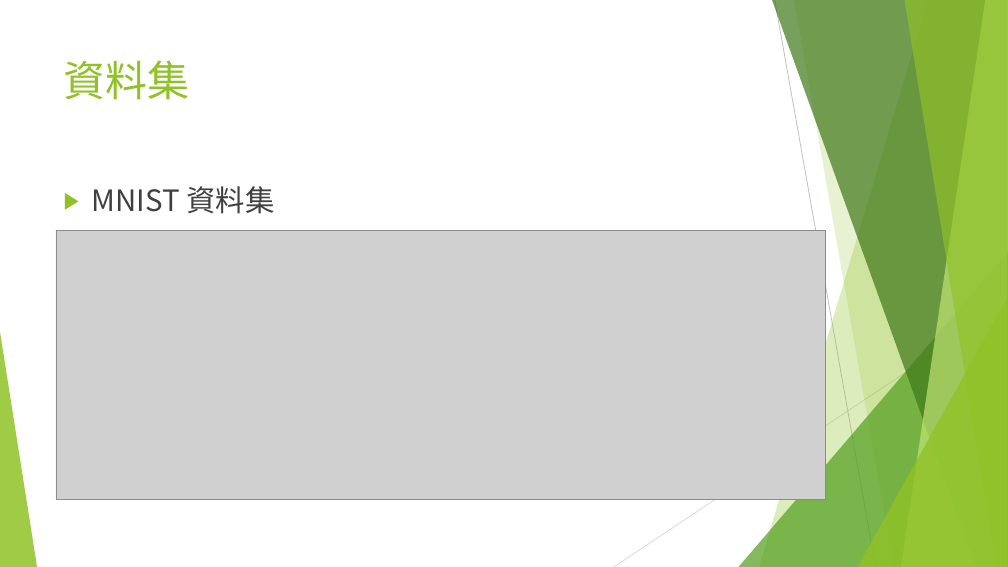
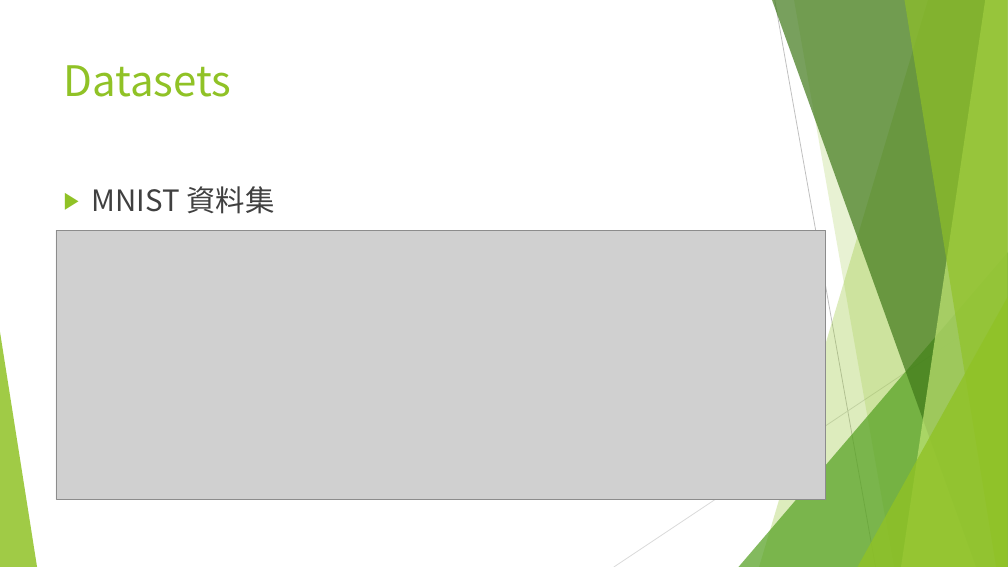
Before and after one commit to chengdejerrylin/Electrical-Engineering-Lab---networking-and-Multinmedia, a slide deck: slide 3 of final_demo.pptx (slide 2 before the commit). Drawn at 1008x567 pixels with LibreOffice and Linux fonts; fonts in the diff are those of the drawing; grey boxes stand for pictures. Boxes give left, top, right and bottom in pixels: in the first picture for what was removed or moved away, otherwise in the second. Text is boxed around its words. In the diff, an @@ line names an element or a change of style, - is before the commit and + after.

```diff
--- a/final_demo.pptx
+++ b/final_demo.pptx
@@ title at bbox=[64, 65, 232, 97]: text changed @@
-資料集
+Datasets
```
Also in this commit, not shown: 2 other slides changed, 2 slides added, 1 slide removed, 1 other file.
